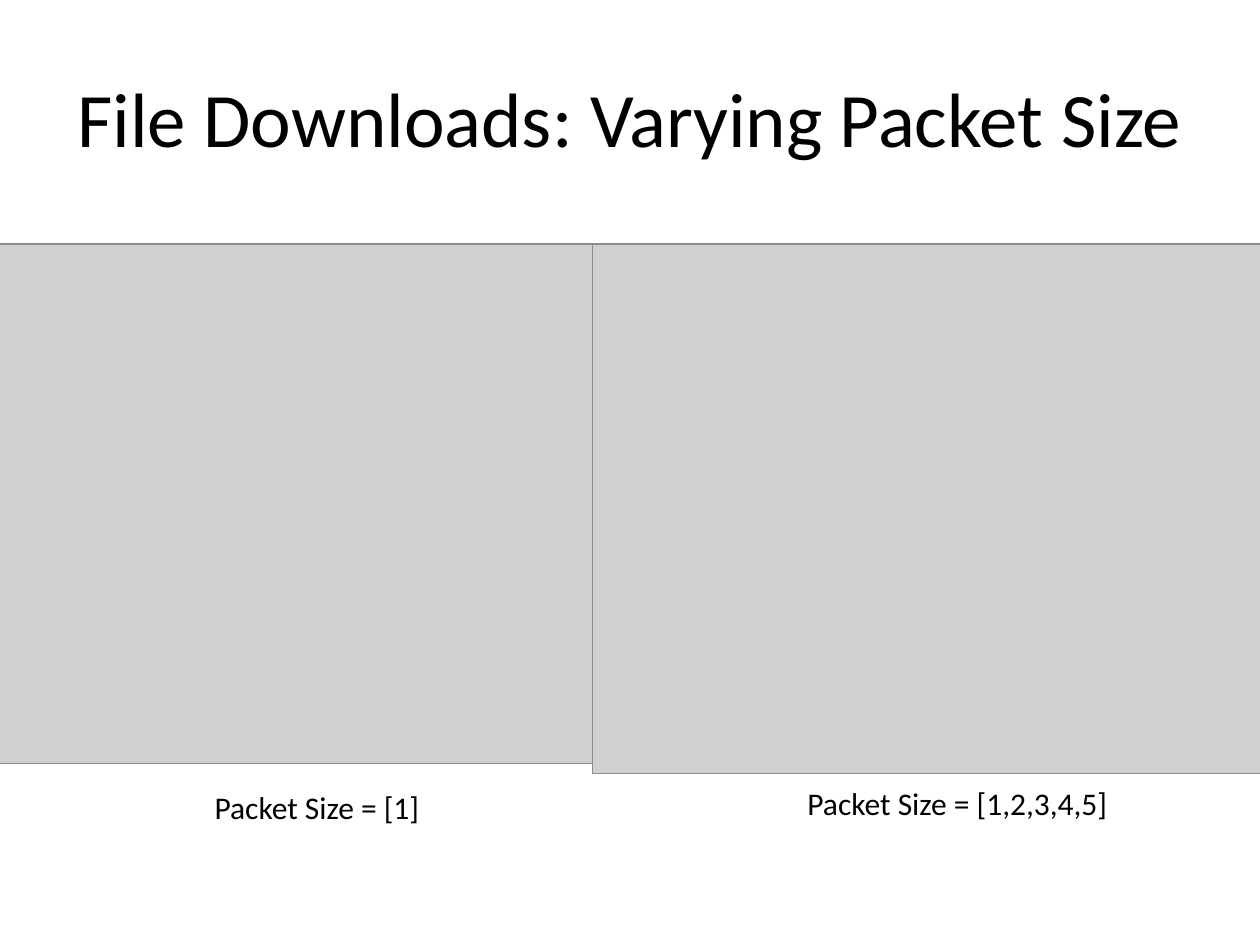
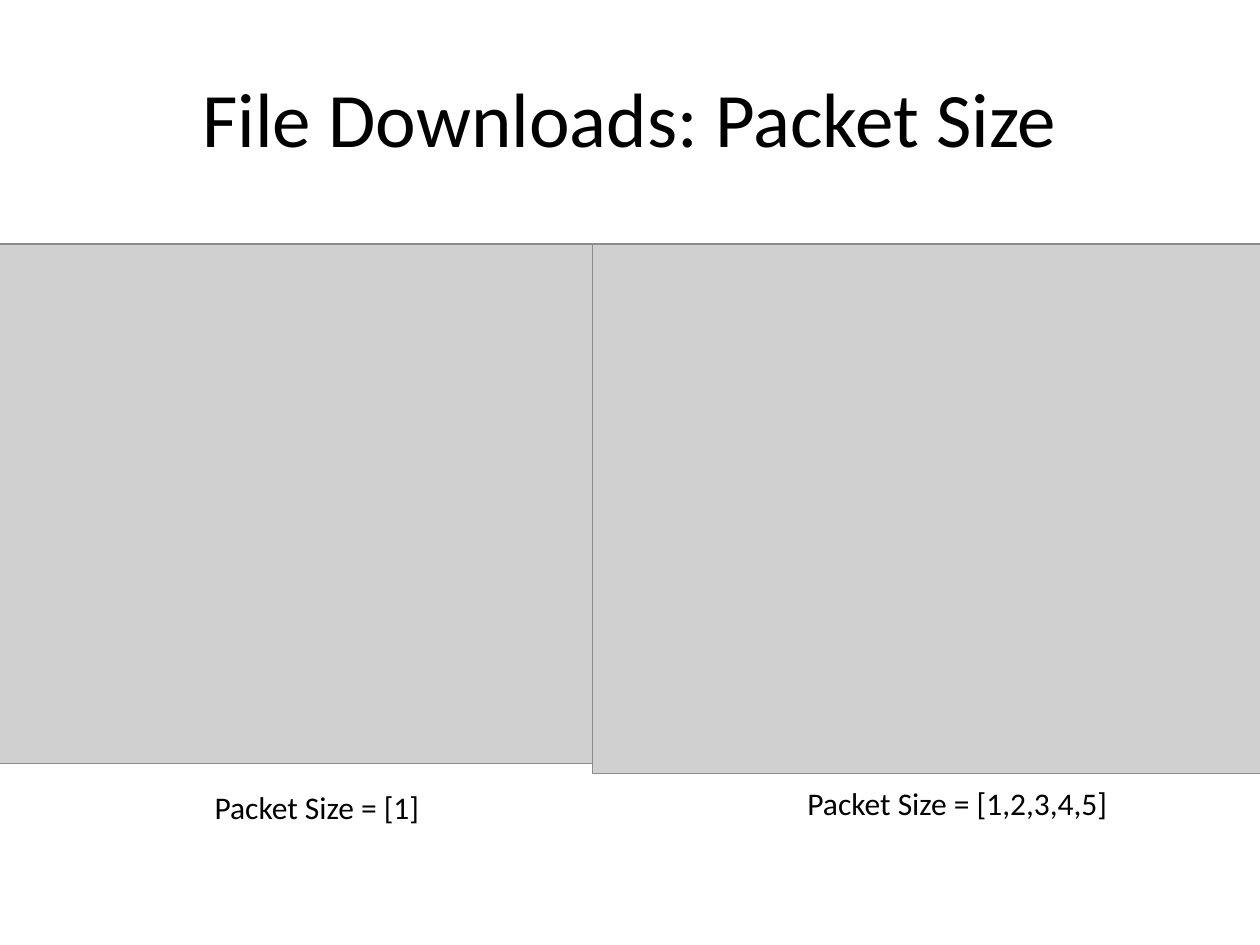
Before and after one commit to tamirh-uci/HeteroTrafficModels, a slide deck: slide 32 of presentation/slides.pptx (slide 33 before the commit). Drawn at 1260x945 pixels with LibreOffice and Linux fonts; fonts in the diff are those of the drawing; grey boxes stand for pictures. Boxes give left, top, right and bottom in pixels: in the first picture for what was removed or moved away, otherwise in the second. Text is boxed around its words. In the diff, an @@ line names an element or a change of style, - is before the commit and + after.

```diff
--- a/presentation/slides.pptx
+++ b/presentation/slides.pptx
@@ title at (202, 93, 1056, 148): text changed @@
-File Downloads: Varying Packet Size
+File Downloads: Packet Size
```
Also in this commit, not shown: 3 other slides changed, 1 slide removed, 1 other file.
